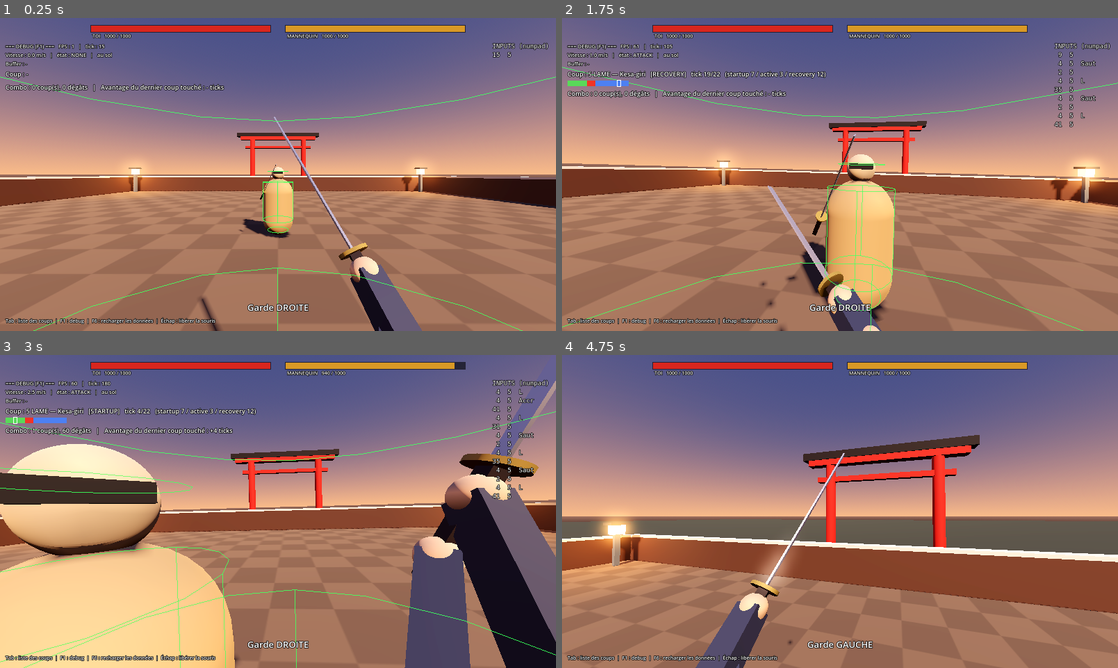
Above: before the commit, frames 1-4 (two rows, left to right).
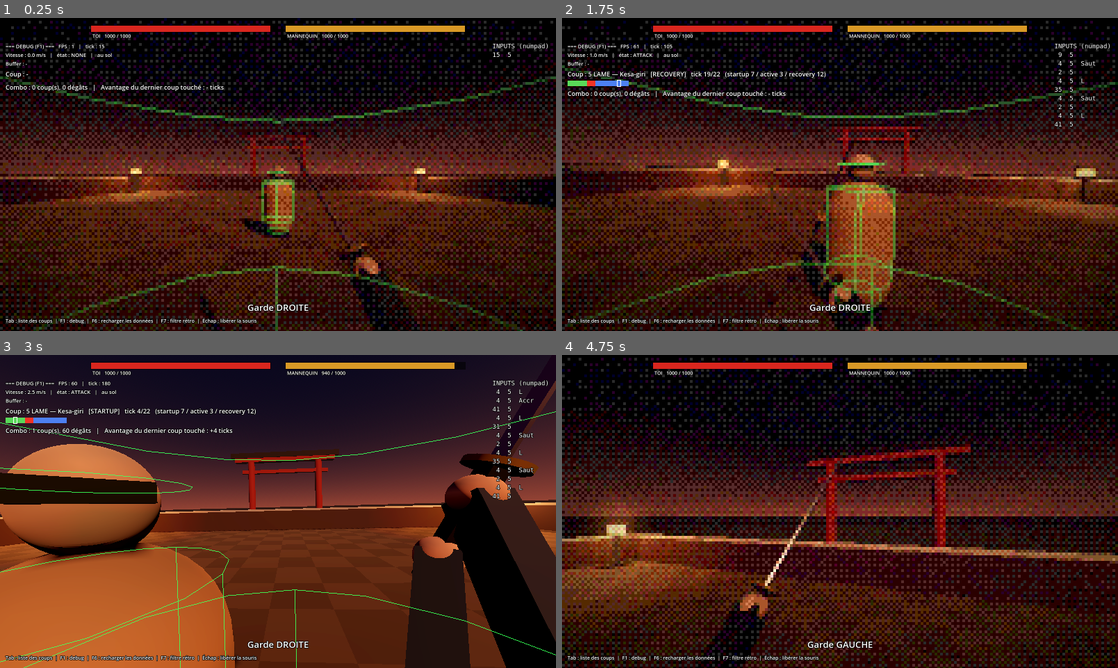
Above: after the commit, the same moments.

Repository: IIOURSII/Test
Game: Godot game, scene res://scenes/main.tscn
Two runs of this game, one before a commit and one after it. Both use one fixed random seed, a clock stepped at 60 frames per second and the inputs below.
Inputs (mouse positions are in pixels of both pictures, inside the frame that each line leads up to):
- Up to frame 1 (0.25 s): no input
- Up to frame 2 (1.75 s): move the mouse to (867, 174) at 0.52 s; hold Tab (move_list) 0.53-1.28 s; hold Z (forward) from 0.53 s (still down); click (867, 174) at 0.67 s; tap Space (jump) at 0.77, 1.52 s; tap F7 (toggle_filter, bound only after the commit) at 0.8, 1.35 s; move the mouse to (812, 174) at 1.27 s; click (812, 174) at 1.42 s; tap Tab (move_list) at 1.55 s
- Up to frame 3 (3 s): keep holding Z (forward); move the mouse to (289, 505) at 2.02 s; hold F7 (toggle_filter, bound only after the commit) 2.03-2.78 s; click (289, 505) at 2.1 s; move the mouse to (272, 517) at 2.77 s; tap Ctrl (crouch) at 2.85 s; click (272, 517) at 2.92 s
- Up to frame 4 (4.75 s): keep holding Z (forward); tap Space (jump) at 3.02, 3.77, 4.52 s; tap Tab (move_list) at 3.05, 4.55 s; move the mouse to (878, 514) at 3.52 s; hold F7 (toggle_filter, bound only after the commit) 3.53-4.28 s; tap Shift (dash) at 3.6 s; click (878, 514) at 3.67 s; tap F1 (debug) at 4.15 s; move the mouse to (795, 508) at 4.27 s; tap A (guard_switch) at 4.35 s; click (795, 508) at 4.42 s

The runs differ from the first frame. In frame 1, 96% of the frame differs, in the area x 0-100%, y 0-100%; in frame 2, 96%; in frame 3, 95%; in frame 4, 98%.

Commit message:
Style rétro pixelisé : post-process gros pixels, palette tramée, vignette, grain
Ambiance plus sombre (crépuscule, brouillard, lanternes qui portent des ombres),
textures en filtrage nearest. Réglages dans data/config/graphics.json, F7 pour
activer/désactiver le filtre.

Co-Authored-By: Claude Opus 5.5 <noreply@anthropic.com>
Claude-Session: https://claude.ai/code/session_013brejq2YiJHRLLRAuGEKkZ

Diff:
--- a/data/config/controls.json
+++ b/data/config/controls.json
@@ -20,6 +20,7 @@
     "taunt":        ["T"],
     "move_list":    ["Tab"],
     "debug":        ["F1"],
-    "reload_data":  ["F6"]
+    "reload_data":  ["F6"],
+    "toggle_filter": ["F7"]
   }
 }
--- /dev/null
+++ b/data/config/graphics.json
@@ -0,0 +1,14 @@
+{
+  "_aide": "Style graphique rétro pixelisé. F7 en jeu = activer/désactiver le filtre, F6 = recharger ce fichier. pixel_size = taille d'un gros pixel (en pixels d'écran : 3 = fin, 6 = très gros). color_levels = nombre de nuances par couleur (moins = plus rétro). dither = intensité du tramage (0 = aucun). tint = teinte globale [rouge, vert, bleu].",
+  "enabled": true,
+  "pixel_size": 4,
+  "color_levels": 7,
+  "dither": 1.0,
+  "vignette": 0.65,
+  "grain": 0.05,
+  "saturation": 0.72,
+  "contrast": 1.15,
+  "brightness": 1.05,
+  "tint": [1.0, 0.9, 0.78],
+  "shadow_tint": [0.05, 0.035, 0.07]
+}
--- /dev/null
+++ b/shaders/pixel_post.gdshader
@@ -0,0 +1,54 @@
+// Post-process "rétro pixelisé" (inspiration Inscryption) :
+// gros pixels, palette réduite avec tramage (dithering), étalonnage chaud/désaturé,
+// vignette sombre et grain de film. Réglages dans data/config/graphics.json.
+shader_type canvas_item;
+
+uniform sampler2D screen_tex : hint_screen_texture, filter_nearest;
+uniform float pixel_size = 4.0;
+uniform float color_levels = 7.0;
+uniform float dither_strength = 1.0;
+uniform float vignette = 0.6;
+uniform float grain = 0.05;
+uniform float saturation = 0.75;
+uniform float contrast = 1.12;
+uniform float brightness = 1.0;
+uniform vec3 tint = vec3(1.0, 0.92, 0.82);
+uniform vec3 shadow_tint = vec3(0.05, 0.04, 0.07);
+
+const float BAYER[16] = float[16](
+	0.0, 8.0, 2.0, 10.0,
+	12.0, 4.0, 14.0, 6.0,
+	3.0, 11.0, 1.0, 9.0,
+	15.0, 7.0, 13.0, 5.0);
+
+void fragment() {
+	vec2 screen_size = 1.0 / SCREEN_PIXEL_SIZE;
+	vec2 px = SCREEN_UV * screen_size;
+	vec2 cell = floor(px / pixel_size);
+	vec2 uv = (cell + 0.5) * pixel_size / screen_size;
+	vec3 c = texture(screen_tex, uv).rgb;
+
+	// Étalonnage
+	float l = dot(c, vec3(0.299, 0.587, 0.114));
+	c = mix(vec3(l), c, saturation);
+	c = (c - 0.5) * contrast + 0.5;
+	c *= tint * brightness;
+	c = max(c, shadow_tint * (1.0 - l));
+
+	// Vignette
+	vec2 d = (cell + 0.5) * pixel_size / screen_size - 0.5;
+	c *= clamp(1.0 - vignette * dot(d, d) * 2.2, 0.0, 1.0);
+
+	// Grain (par gros pixel, animé)
+	float n = fract(sin(dot(cell + floor(TIME * 12.0) * vec2(17.0, 31.0), vec2(12.9898, 78.233))) * 43758.5453);
+	c += (n - 0.5) * grain;
+
+	// Tramage + palette réduite
+	int bx = int(mod(cell.x, 4.0));
+	int by = int(mod(cell.y, 4.0));
+	float b = BAYER[by * 4 + bx] / 16.0 - 0.5;
+	float lv = max(color_levels - 1.0, 1.0);
+	c = floor(c * lv + 0.5 + b * dither_strength) / lv;
+
+	COLOR = vec4(clamp(c, 0.0, 1.0), 1.0);
+}
--- a/src/main.gd
+++ b/src/main.gd
@@ -11,6 +11,7 @@
 const COMBAT_CFG := "res://data/config/combat.json"
 const CONTROLS_CFG := "res://data/config/controls.json"
 const KATANA := "res://data/weapons/katana.json"
+const GRAPHICS_CFG := "res://data/config/graphics.json"
 
 var cfg: Dictionary
 var controls: Dictionary
@@ -27,6 +28,7 @@
 var move_list: MoveList
 var fx: Fx
 var sfx: Sfx
+var post: PostProcess
 var show_debug: bool = true
 var _pending_events: Array = []
 
@@ -76,6 +78,9 @@
 	sfx = Sfx.new()
 	add_child(sfx)
 	sfx.setup()
+	post = PostProcess.new()
+	add_child(post)
+	post.setup(DataLoader.load_json(GRAPHICS_CFG))
 
 	Input.mouse_mode = Input.MOUSE_MODE_CAPTURED
 
@@ -143,6 +148,8 @@
 		move_list.refresh(world.movesets[0], world.fighters[0].guard, controls, true)
 	elif event.is_action_pressed("reload_data"):
 		_reload_data()
+	elif event.is_action_pressed("toggle_filter"):
+		post.toggle()
 
 
 ## F6 : relit les fichiers JSON sans relancer le jeu.
@@ -167,5 +174,8 @@
 		katana = MoveSet.from_json(kd)
 		for i in world.movesets.size():
 			world.movesets[i] = katana
+	var gfx := DataLoader.load_json(GRAPHICS_CFG)
+	if not gfx.is_empty():
+		post.apply(gfx)
 	move_list.refresh(katana, world.fighters[0].guard, controls, true)
 	print("Données rechargées.")
--- a/src/ui/hud.gd
+++ b/src/ui/hud.gd
@@ -142,7 +142,7 @@
 
 	crosshair.visible = mouse_captured
 	if mouse_captured:
-		hint_label.text = "Tab : liste des coups  |  F1 : debug  |  F6 : recharger les données  |  Échap : libérer la souris"
+		hint_label.text = "Tab : liste des coups  |  F1 : debug  |  F6 : recharger les données  |  F7 : filtre rétro  |  Échap : libérer la souris"
 	else:
 		hint_label.text = "Souris libérée : clique dans la fenêtre pour reprendre"
 
--- a/src/view/arena_builder.gd
+++ b/src/view/arena_builder.gd
@@ -15,10 +15,10 @@
 
 static func _environment(parent: Node3D) -> void:
 	var sky_mat := ProceduralSkyMaterial.new()
-	sky_mat.sky_top_color = Color(0.22, 0.25, 0.42)
-	sky_mat.sky_horizon_color = Color(0.95, 0.6, 0.42)
-	sky_mat.ground_horizon_color = Color(0.5, 0.35, 0.3)
-	sky_mat.ground_bottom_color = Color(0.1, 0.08, 0.08)
+	sky_mat.sky_top_color = Color(0.06, 0.06, 0.12)
+	sky_mat.sky_horizon_color = Color(0.45, 0.22, 0.18)
+	sky_mat.ground_horizon_color = Color(0.2, 0.12, 0.1)
+	sky_mat.ground_bottom_color = Color(0.03, 0.03, 0.04)
 	var sky := Sky.new()
 	sky.sky_material = sky_mat
 
@@ -26,16 +26,21 @@
 	env.background_mode = Environment.BG_SKY
 	env.sky = sky
 	env.ambient_light_source = Environment.AMBIENT_SOURCE_SKY
-	env.ambient_light_energy = 0.6
+	env.ambient_light_energy = 0.45
 	env.tonemap_mode = Environment.TONE_MAPPER_FILMIC
 	env.glow_enabled = true
+	env.glow_intensity = 1.2
+	env.fog_enabled = true
+	env.fog_light_color = Color(0.16, 0.1, 0.09)
+	env.fog_density = 0.035
+	env.fog_sky_affect = 0.6
 	var we := WorldEnvironment.new()
 	we.environment = env
 	parent.add_child(we)
 
 	var sun := DirectionalLight3D.new()
-	sun.light_color = Color(1.0, 0.85, 0.7)
-	sun.light_energy = 1.2
+	sun.light_color = Color(1.0, 0.7, 0.5)
+	sun.light_energy = 0.55
 	sun.shadow_enabled = true
 	sun.rotation = Vector3(deg_to_rad(-40.0), deg_to_rad(35.0), 0)
 	parent.add_child(sun)
@@ -56,6 +61,7 @@
 	m.albedo_texture = tex
 	m.roughness = 0.9
 	m.uv1_scale = Vector3(half, half, 1.0)  # 1 case = 1 mètre
+	m.texture_filter = BaseMaterial3D.TEXTURE_FILTER_NEAREST_WITH_MIPMAPS
 
 	var plane := PlaneMesh.new()
 	plane.size = Vector2(half * 2.0, half * 2.0)
@@ -125,7 +131,8 @@
 	parent.add_child(roof)
 	var light := OmniLight3D.new()
 	light.light_color = Color(1.0, 0.65, 0.35)
-	light.light_energy = 1.5
-	light.omni_range = 7.0
+	light.light_energy = 3.0
+	light.omni_range = 9.0
+	light.shadow_enabled = true
 	light.position = at + Vector3(0, 1.9, 0)
 	parent.add_child(light)
--- /dev/null
+++ b/src/view/post_process.gd
@@ -0,0 +1,54 @@
+class_name PostProcess
+extends CanvasLayer
+## Filtre plein écran appliqué à la 3D (le HUD, au-dessus, reste net).
+
+var rect: ColorRect
+var mat: ShaderMaterial
+var enabled: bool = true
+
+
+func setup(gfx: Dictionary) -> void:
+	layer = -1
+	rect = ColorRect.new()
+	rect.set_anchors_and_offsets_preset(Control.PRESET_FULL_RECT)
+	rect.mouse_filter = Control.MOUSE_FILTER_IGNORE
+	mat = ShaderMaterial.new()
+	mat.shader = load("res://shaders/pixel_post.gdshader")
+	rect.material = mat
+	add_child(rect)
+	apply(gfx)
+
+
+func apply(gfx: Dictionary) -> void:
+	enabled = bool(gfx.get("enabled", true))
+	var ps := float(gfx.get("pixel_size", 4))
+	mat.set_shader_parameter("pixel_size", maxf(ps, 1.0))
+	mat.set_shader_parameter("color_levels", float(gfx.get("color_levels", 7)))
+	mat.set_shader_parameter("dither_strength", float(gfx.get("dither", 1.0)))
+	mat.set_shader_parameter("vignette", float(gfx.get("vignette", 0.6)))
+	mat.set_shader_parameter("grain", float(gfx.get("grain", 0.05)))
+	mat.set_shader_parameter("saturation", float(gfx.get("saturation", 0.75)))
+	mat.set_shader_parameter("contrast", float(gfx.get("contrast", 1.1)))
+	mat.set_shader_parameter("brightness", float(gfx.get("brightness", 1.0)))
+	mat.set_shader_parameter("tint", _color(gfx.get("tint", [1, 1, 1])))
+	mat.set_shader_parameter("shadow_tint", _color(gfx.get("shadow_tint", [0, 0, 0])))
+	_refresh()
+
+
+func toggle() -> void:
+	enabled = not enabled
+	_refresh()
+
+
+func _refresh() -> void:
+	visible = enabled
+	# La 3D est calculée en plus basse résolution quand le filtre est actif (plus rapide, même rendu).
+	var vp := get_viewport()
+	if vp:
+		vp.scaling_3d_scale = 0.5 if enabled else 1.0
+
+
+static func _color(v) -> Vector3:
+	if v is Array and v.size() >= 3:
+		return Vector3(float(v[0]), float(v[1]), float(v[2]))
+	return Vector3.ONE
